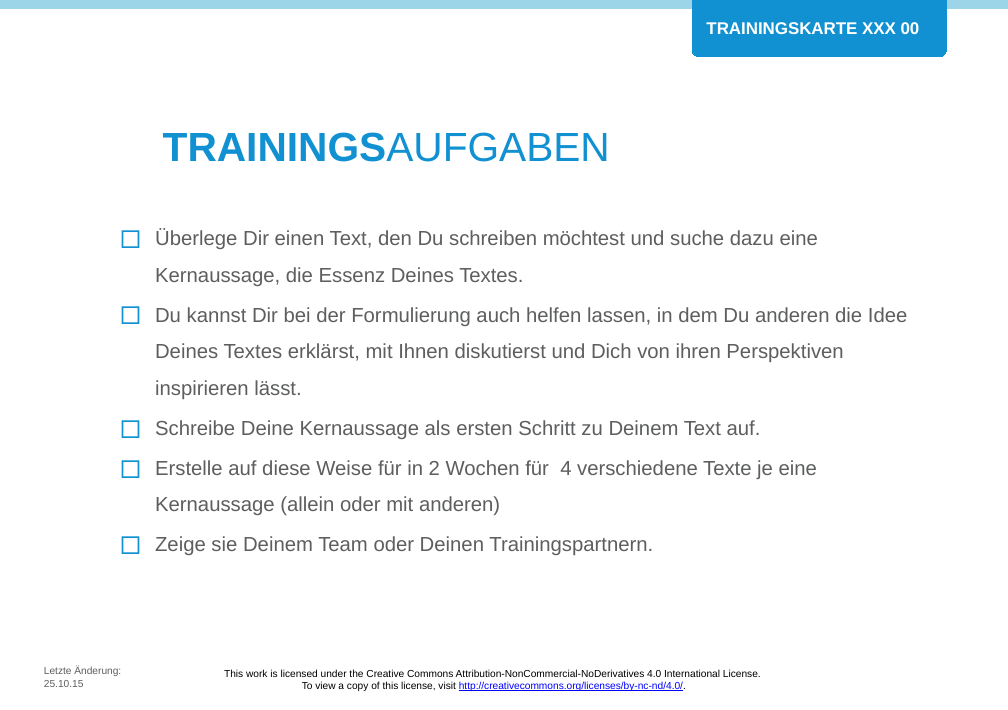
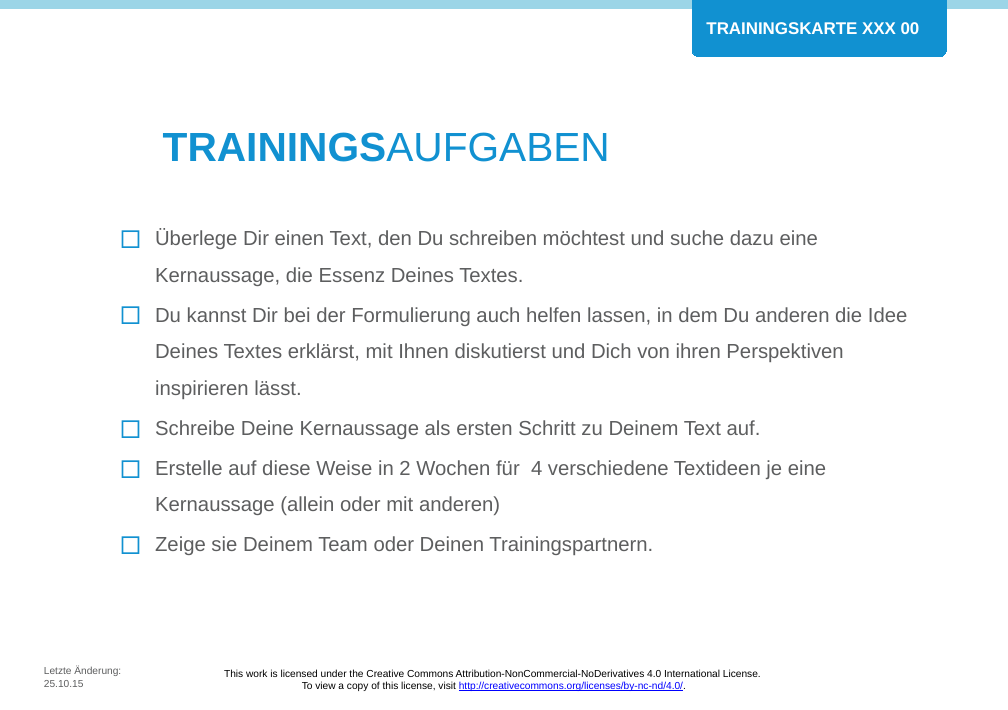
Before and after one commit to Teamtool/training-materials, a slide deck: slide 2 of training-cards/agile moves/Writing (WRI)/ger/apprentice/ger_wri_03_komm_auf_den_punkt_AM_A.pptx. Drawn at 1008x710 pixels with LibreOffice and Linux fonts; fonts in the diff are those of the drawing; background and template pictures are left out. Boxes give left, top, right and bottom in pixels: in the first picture for what was removed or moved away, otherwise in the second. Text is boxed around its words. In the diff, an @@ line names an element or a change of style, - is before the commit and + after.

```diff
--- a/training-cards/agile moves/Writing (WRI)/ger/apprentice/ger_wri_03_komm_auf_den_punkt_AM_A.pptx
+++ b/training-cards/agile moves/Writing (WRI)/ger/apprentice/ger_wri_03_komm_auf_den_punkt_AM_A.pptx
@@ text at (155, 460, 826, 515): text changed @@
-◻ Erstelle auf diese Weise für in 2 Wochen für 4 verschiedene Texte je eine Kernaussage (allein oder mit anderen)
+◻ Erstelle auf diese Weise in 2 Wochen für 4 verschiedene Textideen je eine Kernaussage (allein oder mit anderen)
```
Also in this commit, not shown: 1 other slide changed, 1 other file.
